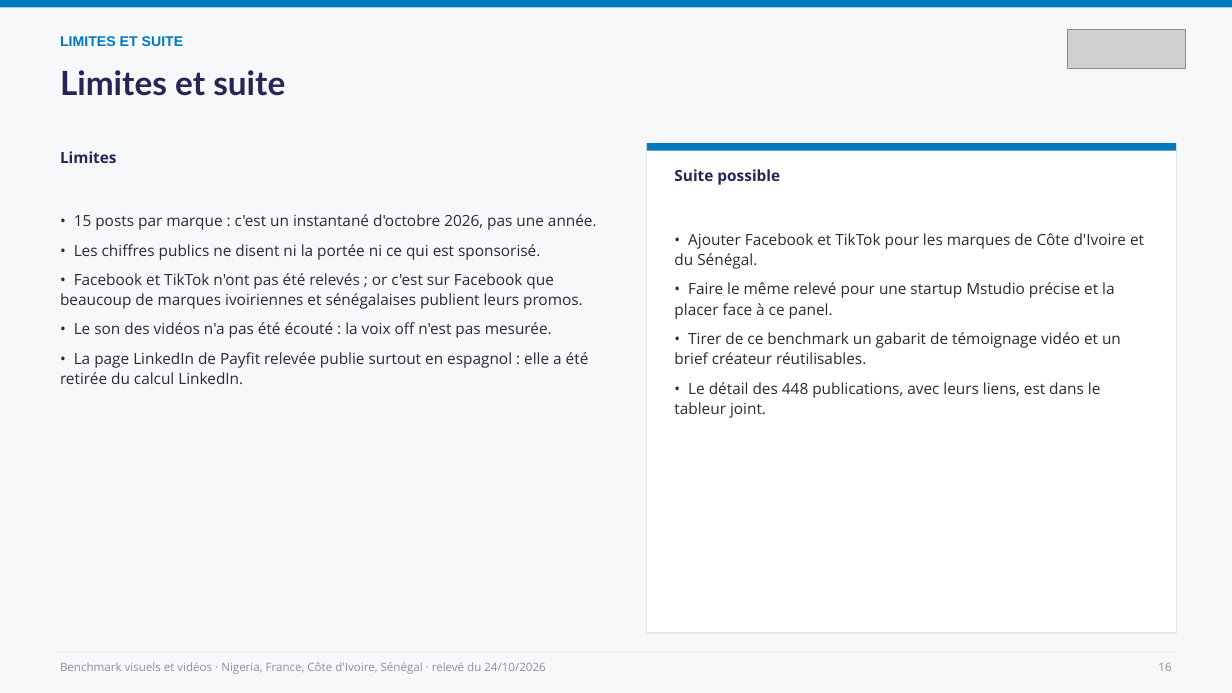
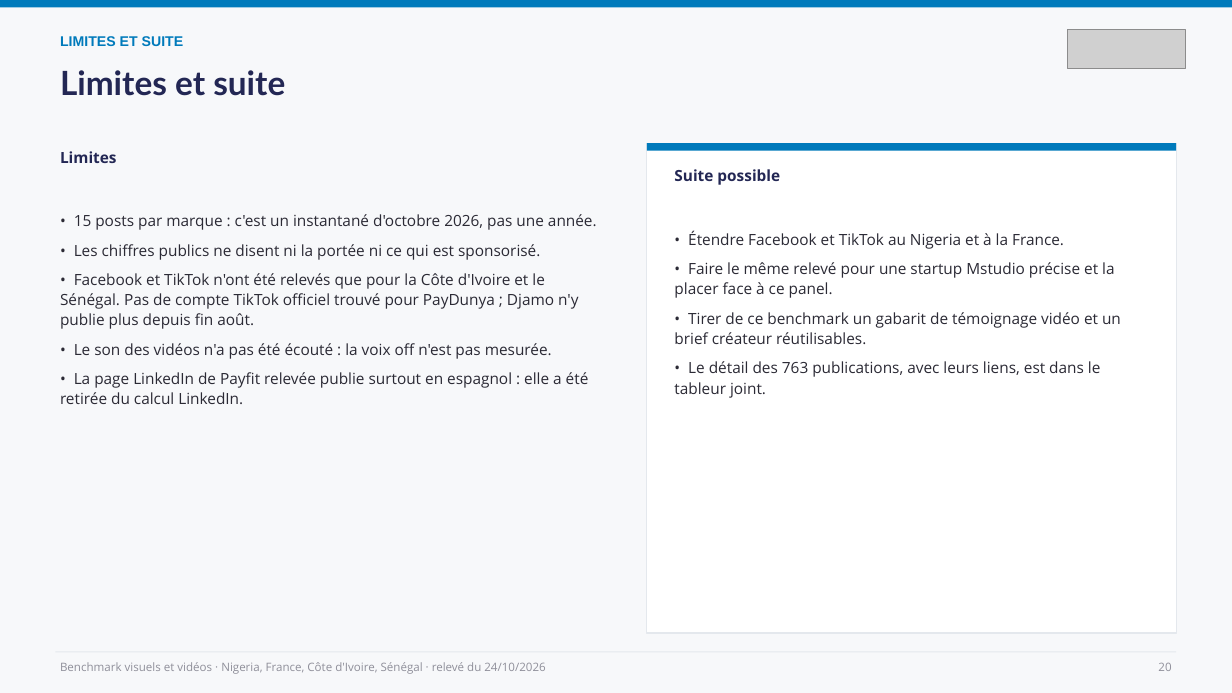
Before and after one commit to leslita06/fatima-unifood-fictif, a slide deck: slide 20 of benchmark-visuels/2026-10-24_benchmark-visuels-videos.pptx (slide 16 before the commit). Drawn at 1232x693 pixels with LibreOffice and Linux fonts; fonts in the diff are those of the drawing; grey boxes stand for pictures. Boxes give left, top, right and bottom in pixels: in the first picture for what was removed or moved away, otherwise in the second. Text is boxed around its words. In the diff, an @@ line names an element or a change of style, - is before the commit and + after.

```diff
--- a/benchmark-visuels/2026-10-24_benchmark-visuels-videos.pptx
+++ b/benchmark-visuels/2026-10-24_benchmark-visuels-videos.pptx
@@ text at [688,231,1064,249]: text changed @@
-• Ajouter Facebook et TikTok pour les marques de Côte d'Ivoire et du Sénégal.
+• Étendre Facebook et TikTok au Nigeria et à la France.
@@ text at [60,273,578,329]: text changed @@
-• Facebook et TikTok n'ont pas été relevés ; or c'est sur Facebook que beaucoup de marques ivoiriennes et sénégalaises publient leurs promos.
+• Facebook et TikTok n'ont été relevés que pour la Côte d'Ivoire et le Sénégal. Pas de compte TikTok officiel trouvé pour PayDunya ; Djamo n'y publie plus depuis fin août.
@@ text at [674,361,1101,398]: text changed @@
-• Le détail des 448 publications, avec leurs liens, est dans le tableur joint.
+• Le détail des 763 publications, avec leurs liens, est dans le tableur joint.
@@ text at [1158,663,1171,671]: text changed @@
-16
+20
```
Also in this commit, not shown: 7 other slides changed, 4 slides added, 1 other file.
